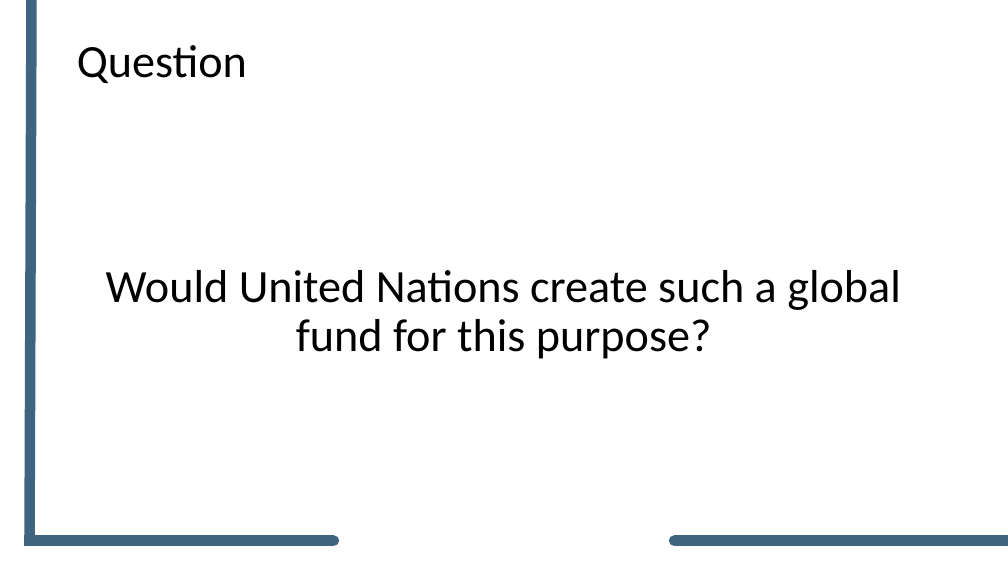
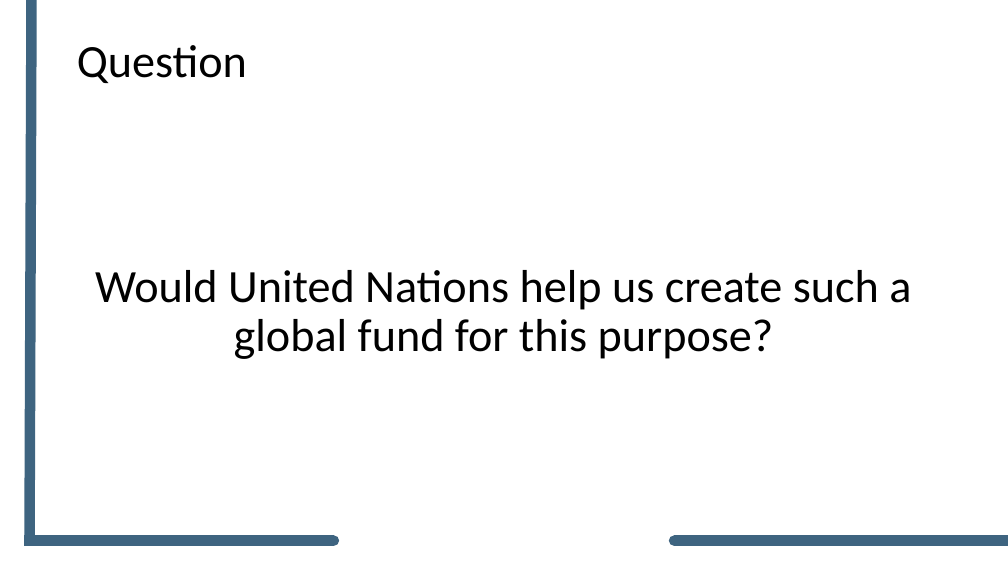
Before and after one commit to forCrowd/WealthFramework, a slide deck: slide 6 of SolutionItems/Documents/Connect2Effect/Presentation.pptx. Drawn at 1008x567 pixels with LibreOffice and Linux fonts; fonts in the diff are those of the drawing; background and template pictures are left out. Boxes give left, top, right and bottom in pixels: in the first picture for what was removed or moved away, otherwise in the second. Text is boxed around its words. In the diff, an @@ line names an element or a change of style, - is before the commit and + after.

```diff
--- a/SolutionItems/Documents/Connect2Effect/Presentation.pptx
+++ b/SolutionItems/Documents/Connect2Effect/Presentation.pptx
@@ text at [95,270,911,359]: text changed @@
-Would United Nations create such a global fund for this purpose?
+Would United Nations help us create such a global fund for this purpose?
```
Also in this commit, not shown: 3 other slides changed, 7 other files.
